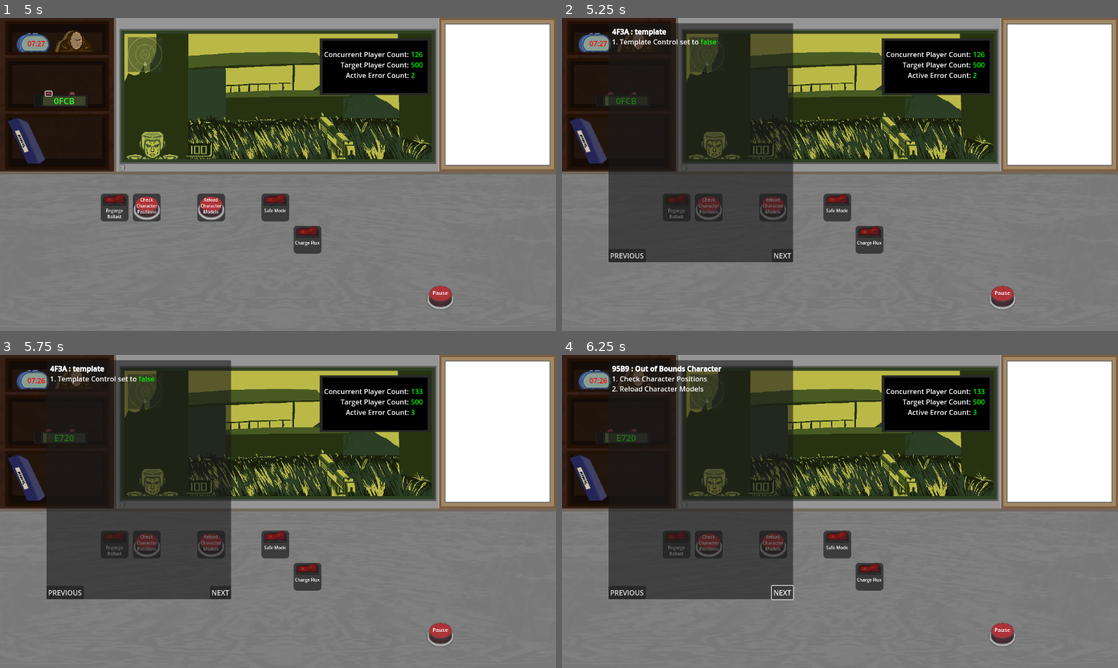
Above: before the commit, frames 1-4 (two rows, left to right).
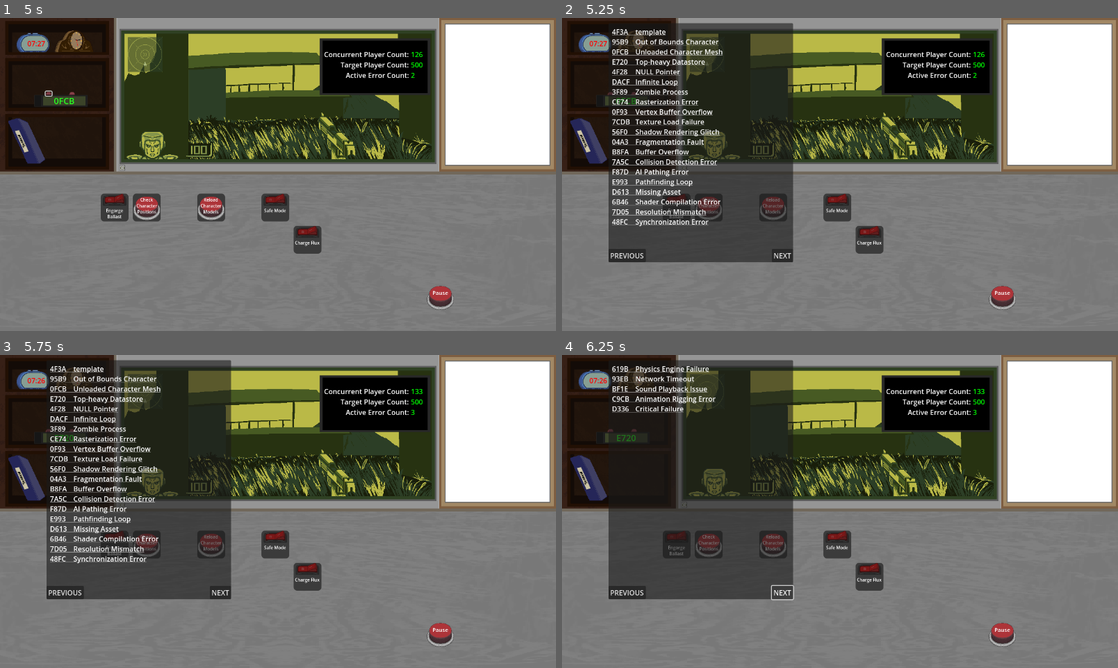
Above: after the commit, the same moments.

Repository: Carth501/team-ferret
Game: Godot game, scene res://scenes/main_menu.tscn
Two runs of this game, one before a commit and one after it. Both use one fixed random seed, a clock stepped at 60 frames per second and the inputs below. Sound files missing from this copy of the repository are replaced by a short silence.
Inputs (mouse positions are in pixels of both pictures, inside the frame that each line leads up to):
- Up to frame 1 (5 s): click "NEW GAME" at 0.5 s; click "CONTINUE" at 1.25 s; click (72, 93) at 2 s; click (72, 93) at 2.75 s; click (144, 208) at 3.52 s; click (50, 93) at 4.25 s
- Up to frame 2 (5.25 s): click (589, 140) at 5 s
- Up to frame 3 (5.75 s): no input
- Up to frame 4 (6.25 s): click "NEXT" at 5.75 s

Frame 1 is identical in both runs. In frame 2, 3.6% of the frame differs, in the area x 9-29%, y 3-67%; in frame 3, 3.6%; in frame 4, 1.1%.

Commit message:
implement manual index

Diff:
--- a/scenes/manual.tscn
+++ b/scenes/manual.tscn
@@ -56,7 +56,6 @@
 offset_top = 8.0
 offset_right = 417.0
 offset_bottom = 509.0
-mouse_filter = 2
 bbcode_enabled = true
 
 [node name="Previous Page" type="Button" parent="Panel" groups=["buttons"]]
@@ -92,5 +91,6 @@
 [connection signal="gui_input" from="Panel" to="Panel" method="_on_gui_input"]
 [connection signal="mouse_entered" from="Panel" to="Panel" method="_on_mouse_entered"]
 [connection signal="mouse_exited" from="Panel" to="Panel" method="_on_mouse_exited"]
+[connection signal="meta_clicked" from="Panel/RichTextLabel" to="." method="parse_hyperlink"]
 [connection signal="pressed" from="Panel/Previous Page" to="." method="prev_page"]
 [connection signal="pressed" from="Panel/Next Page" to="." method="next_page"]
--- a/scripts/cubicle.gd
+++ b/scripts/cubicle.gd
@@ -173,7 +173,7 @@
 	diagetic_error_resolved.emit(error_id)
 
 func setup_manual():
-	manual_instance.build_error_list(data.error_data, data.control_data)
+	manual_instance.write_manual(data.error_data, data.control_data)
 
 func set_initial_module_settings():
 	if(current_level.has("init_values")):
--- a/scripts/manual.gd
+++ b/scripts/manual.gd
@@ -4,13 +4,33 @@
 @export var text: RichTextLabel
 var pages: Array[String] = []
 var page_index = 0
+var index_page_size = 20
 
 func toggle_manual_popup():
 	popup.visible = !popup.visible
 	write_page()
 
+func write_manual(error_list, control_list):
+	build_index(error_list)
+	build_error_list(error_list, control_list)
+
+func build_index(error_list):
+	var index_length := ceili(error_list.size() / 30.0)
+	var count := 0
+	var index_page := 0
+	pages.append("")
+	for error in error_list:
+		if(count >= index_page_size):
+			count = 0
+			index_page += 1
+			pages.append("")
+		var page_link = 1 + index_length + count + index_page * index_page_size
+		var index_entry := str("[url={\"page\":", page_link, "}]", error.hex, "\t ", error.name,"[/url]")
+		pages[index_page] += index_entry + "\n"
+		count += 1
+
 func build_error_list(error_list, control_list):
-	var index = 0
+	var index = pages.size()
 	for error in error_list:
 		pages.append(str("[b]",error.hex, " : ", error.name, "[/b]"))
 		var step_number = 1
@@ -43,3 +63,12 @@
 	if(page_index > 0):
 		page_index -= 1
 		write_page()
+
+func parse_hyperlink(meta: Variant):
+	var parsedResult = JSON.parse_string(meta)
+	if(parsedResult.has("page")):
+		jump_to_page(parsedResult.page)
+
+func jump_to_page(index: int):
+	page_index = index
+	write_page()
